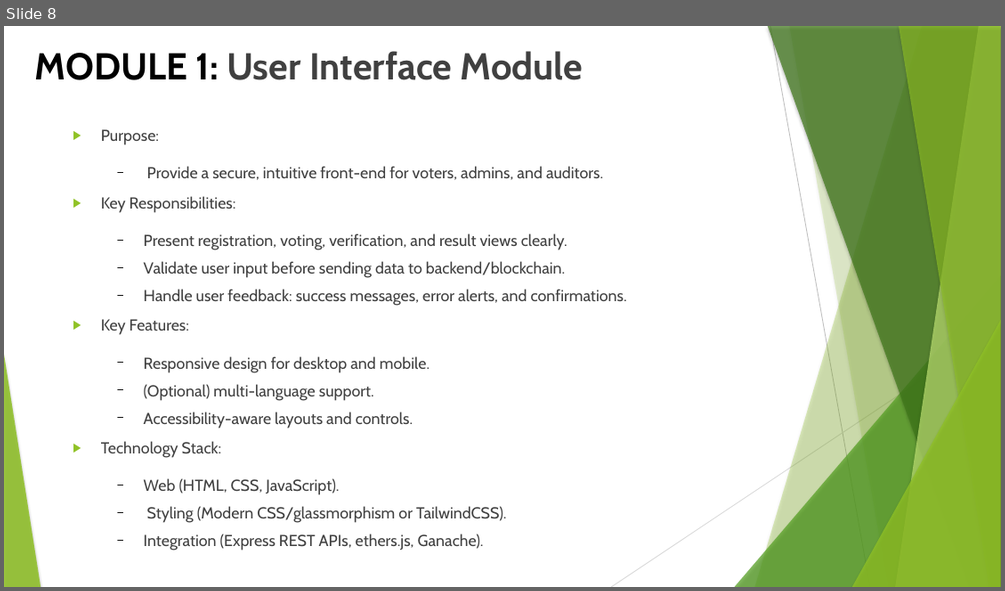
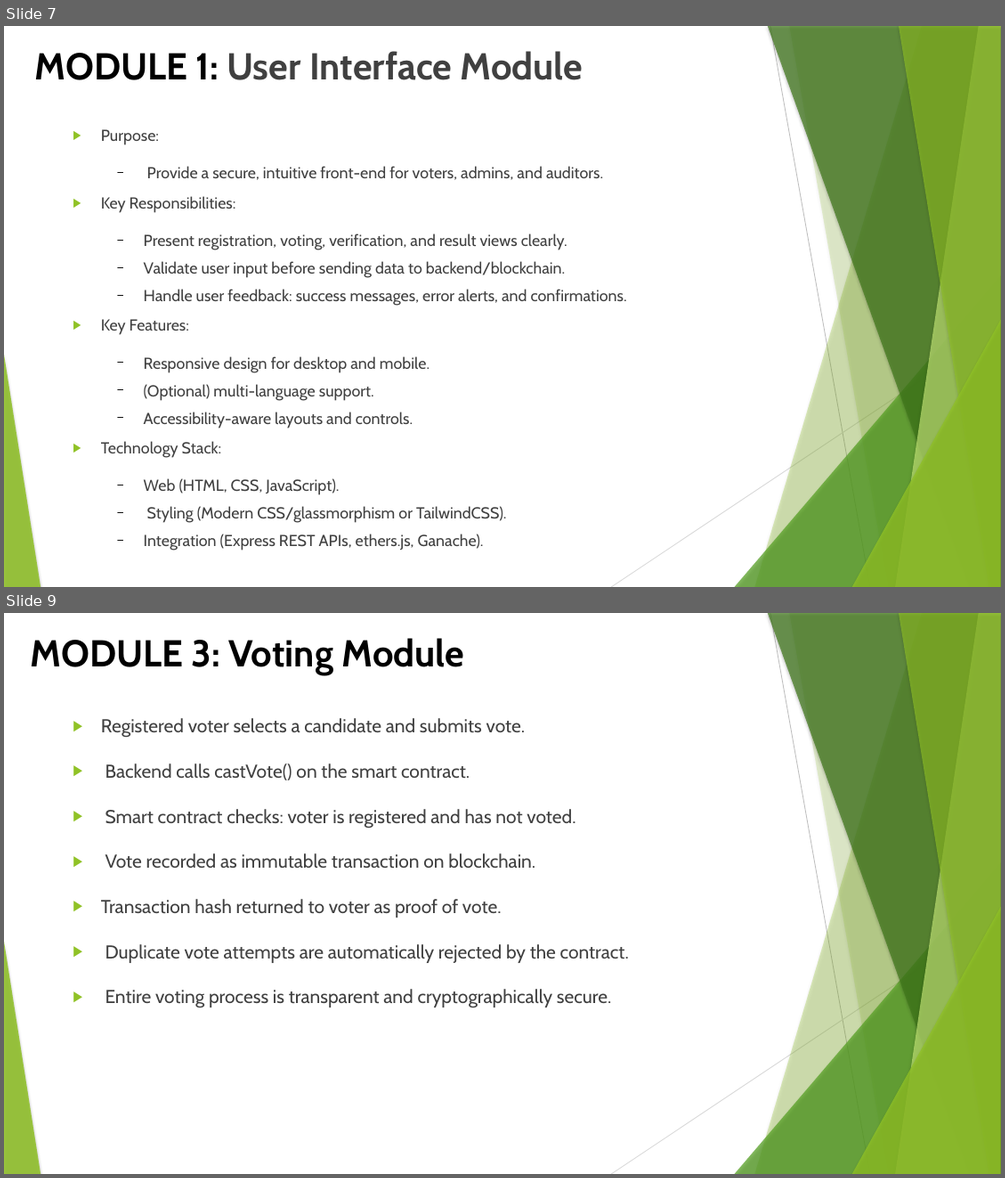
Before and after one commit to SridharanThangaraji/blockchain-voting, a slide deck: docs/blockchain-voting-review-II.pptx. Shown one above the other, each under a label of ours: slide 8 before the commit, slides 7 and 9 after it; the slides between them are not shown. The pictures are 1005x591 and 1005x1178 pixels, drawn with LibreOffice and Linux fonts; fonts in the diff are those of the drawing. Boxes give left, top, right and bottom in pixels: in the first picture for what was removed or moved away, otherwise in the second. Text is boxed around its words. In the diff, an @@ line names an element or a change of style, - is before the commit and + after.

```diff
--- a/docs/blockchain-voting-review-II.pptx
+++ b/docs/blockchain-voting-review-II.pptx
@@ slide 9 added at (4, 613, 1001, 1174), background #FFFFFF; not listed: 10 template elements that a slide beside it also shows @@
@@ title added at (30, 638, 465, 675), 36 pt, text #000000, bold @@
+MODULE 3: Voting Module
@@ text added at (101, 718, 629, 1007), 18 pt, text #404040 @@
+▶ Registered voter selects a candidate and submits vote.
+▶ Backend calls castVote() on the smart contract.
+▶ Smart contract checks: voter is registered and has not voted.
+▶ Vote recorded as immutable transaction on blockchain.
+▶ Transaction hash returned to voter as proof of vote.
+▶ Duplicate vote attempts are automatically rejected by the contract.
+▶ Entire voting process is transparent and cryptographically secure.
@@ what was slide 8 is now slide 7 @@
```
Also in this commit, not shown: 7 other slides changed, 9 other slides added, 7 slides removed, 1 other file.
